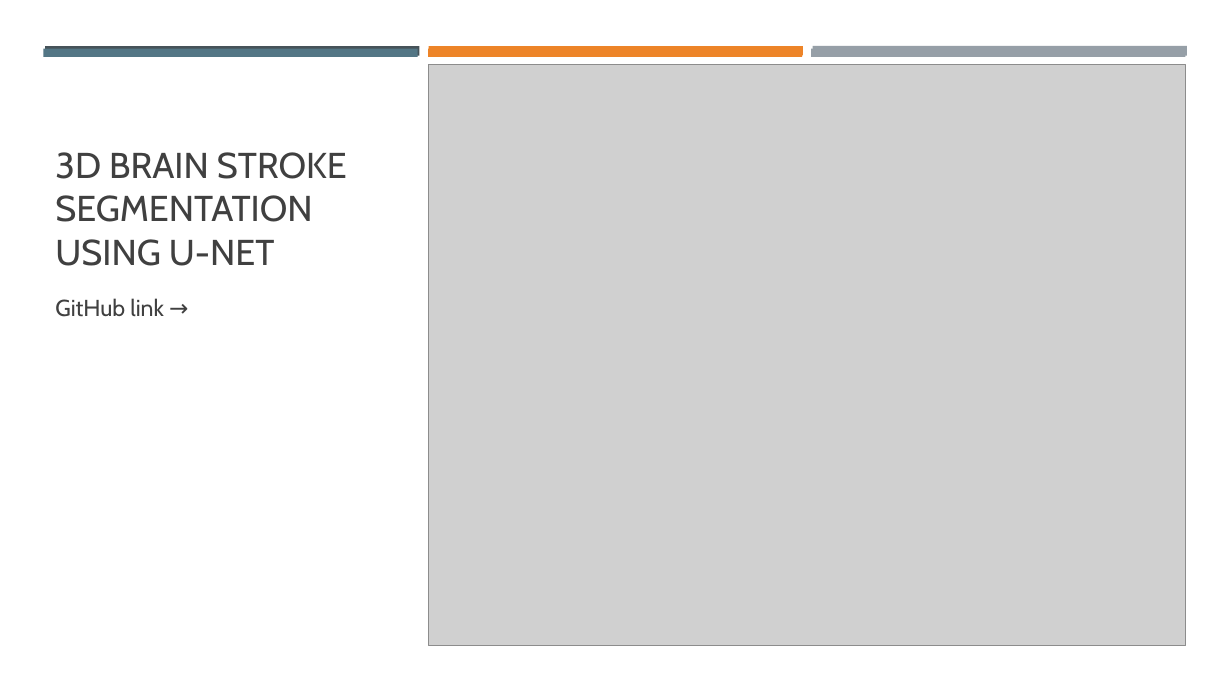
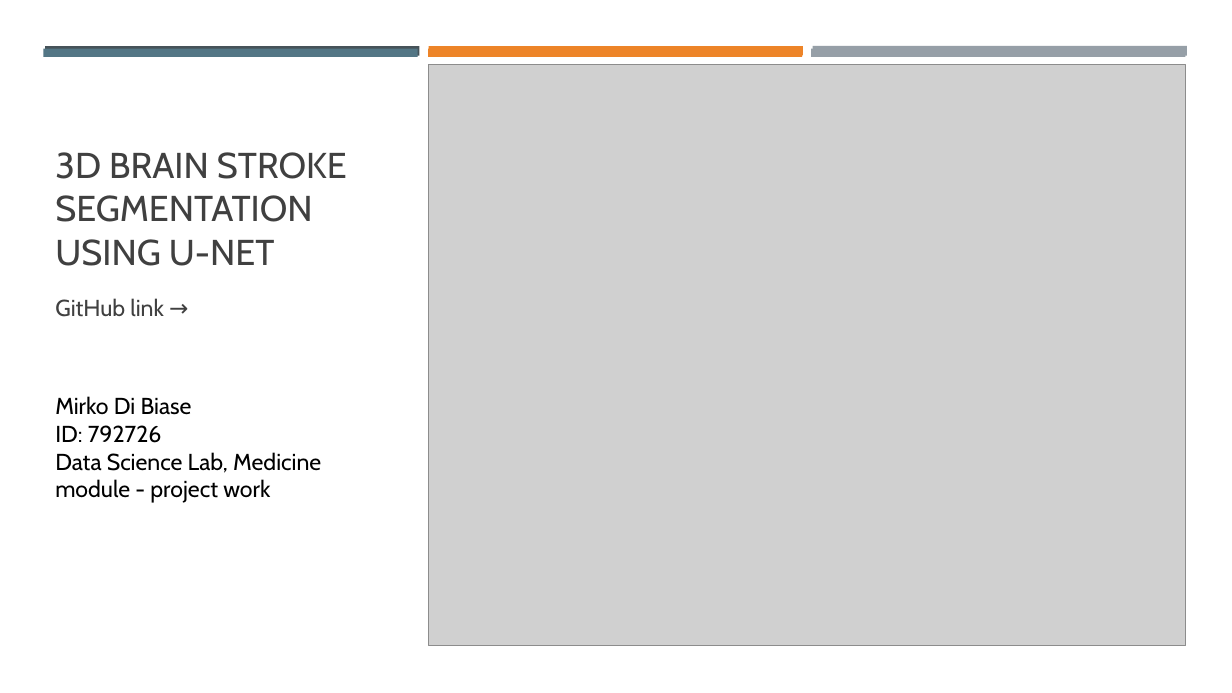
Before and after one commit to mkdib1/med_lab, a slide deck: slide 1 of dslab_presentation.pptx. Drawn at 1232x693 pixels with LibreOffice and Linux fonts; fonts in the diff are those of the drawing; grey boxes stand for pictures. Boxes give left, top, right and bottom in pixels: in the first picture for what was removed or moved away, otherwise in the second. Text is boxed around its words. In the diff, an @@ line names an element or a change of style, - is before the commit and + after.

```diff
--- a/dslab_presentation.pptx
+++ b/dslab_presentation.pptx
@@ text added at <box>55,396,321,503</box>, 18 pt, text #000000 @@
+Mirko Di Biase
+ID: 792726
+Data Science Lab, Medicine module - project work
```
Also in this commit, not shown: 4 other slides changed, 5 slides added, 3 slides removed, 4 other files.
